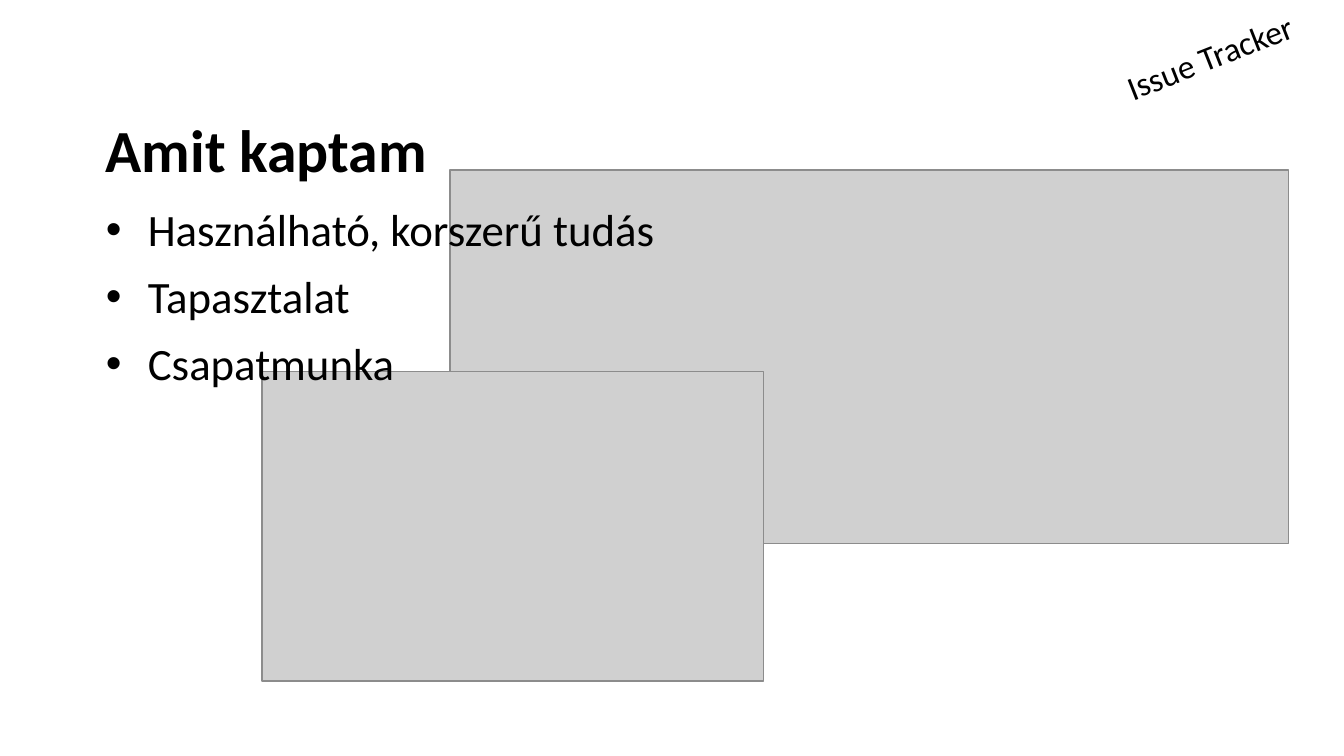
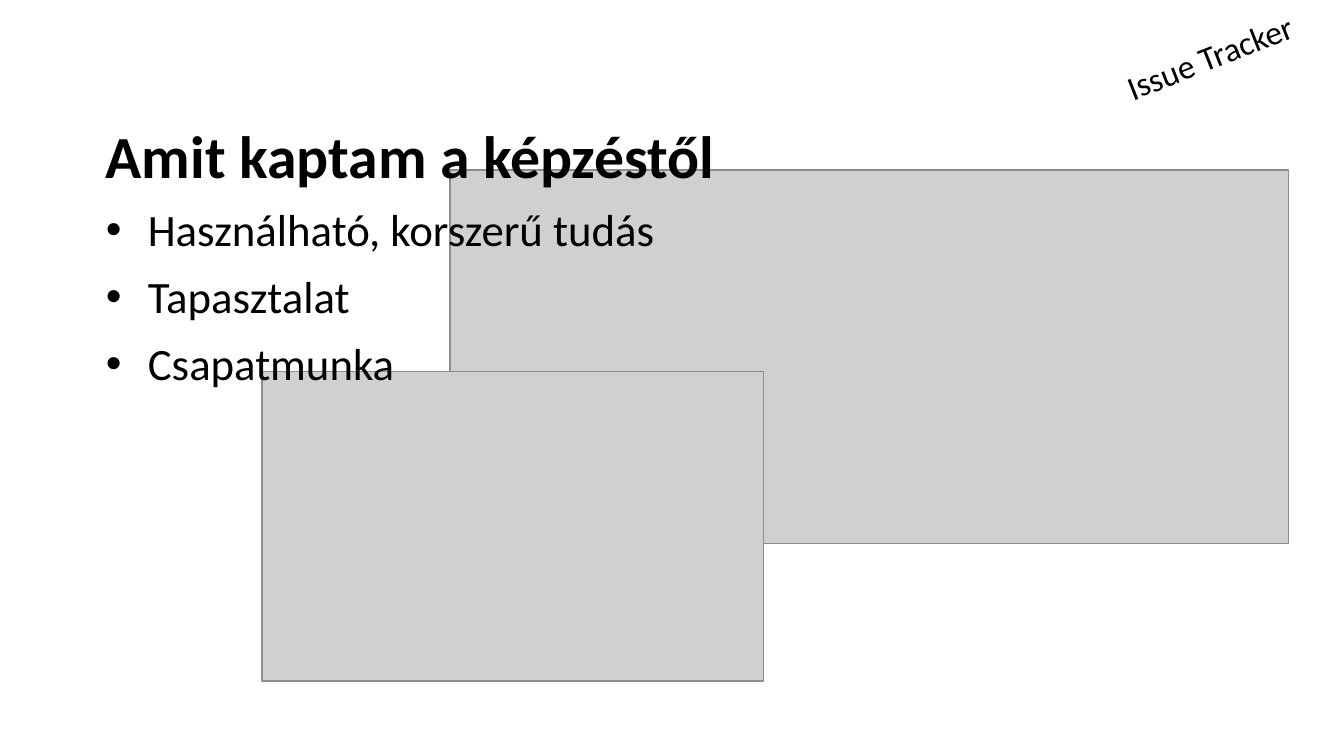
Before and after one commit to schonherz-java-ee-2016-q4/project, a slide deck: slide 8 of presentation/IssueTracker/KirályDávid/KiralyDavid.pptx (slide 9 before the commit). Drawn at 1344x756 pixels with LibreOffice and Linux fonts; fonts in the diff are those of the drawing; grey boxes stand for pictures; background and template pictures are left out. Boxes give left, top, right and bottom in pixels: in the first picture for what was removed or moved away, otherwise in the second. Text is boxed around its words. In the diff, an @@ line names an element or a change of style, - is before the commit and + after.

```diff
--- a/presentation/IssueTracker/KirályDávid/KiralyDavid.pptx
+++ b/presentation/IssueTracker/KirályDávid/KiralyDavid.pptx
@@ title at <box>106,129,714,193</box>: text changed @@
-Amit kaptam
+Amit kaptam a képzéstől
```
Also in this commit, not shown: 4 other slides changed, 1 slide removed.
